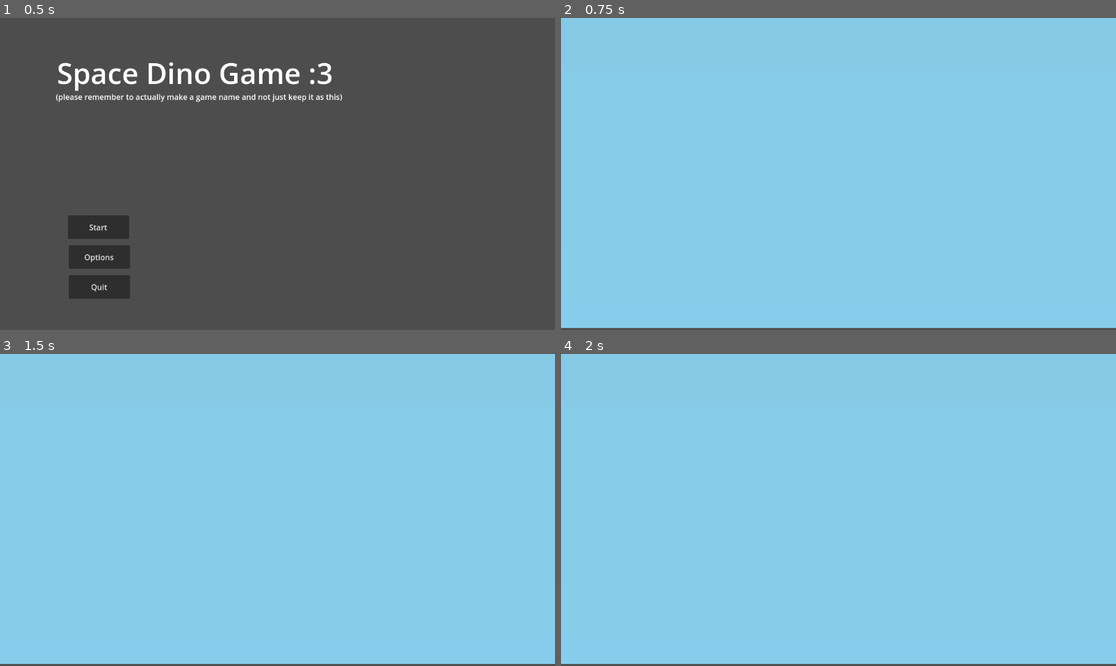
Above: before the commit, frames 1-4 (two rows, left to right).
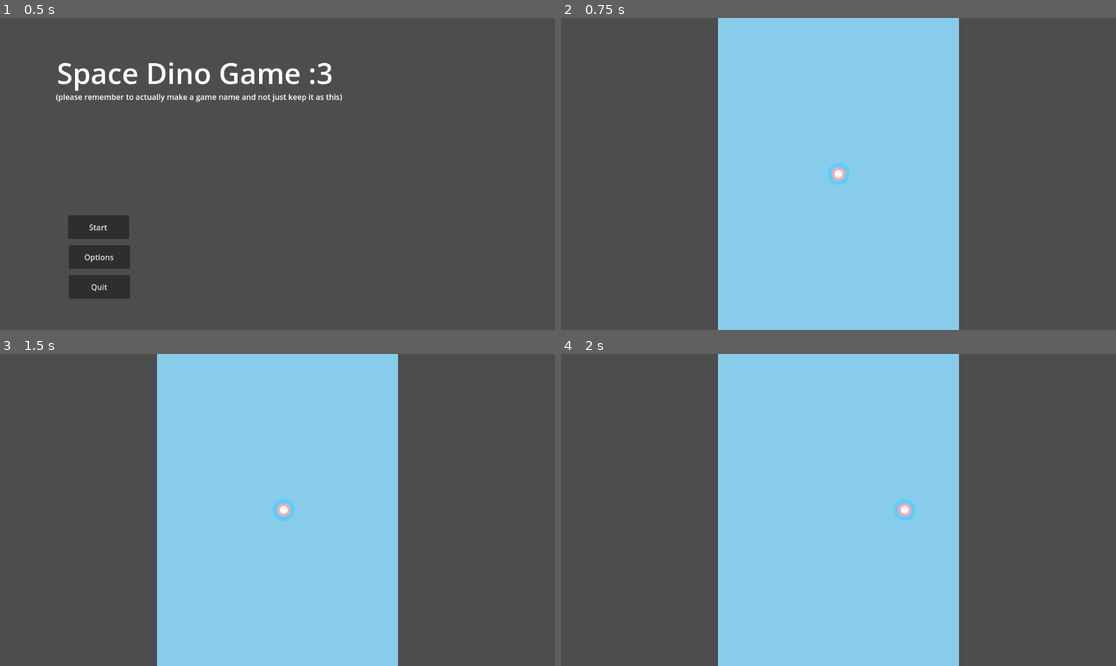
Above: after the commit, the same moments.

Repository: RiverDot/Space-Dinos
Game: Godot game, scene res://Scenes/root.tscn
Same seed, same stepped clock (60 frames per second), same inputs: the game is played once before the commit and once after it.
Inputs:
- Up to frame 1 (0.5 s): no input
- Up to frame 2 (0.75 s): click "Start" at 0.5 s
- Up to frame 3 (1.5 s): tap Enter at 1.25 s; hold D (Player Right) from 1.28 s (still down); hold Space (Launch, bound only after the commit) from 1.28 s (still down)
- Up to frame 4 (2 s): keep holding D (Player Right); keep holding Space (Launch, bound only after the commit)

Frame 1 is identical in both runs. In frame 2, 57% of the frame differs, in the area x 0-100%, y 0-100%; in frame 3, 57%; in frame 4, 57%.

Commit message:
Updated Player Controls and flight scene

Diff:
--- a/Scenes/flight scene.tscn
+++ b/Scenes/flight scene.tscn
@@ -1,24 +1,25 @@
-[gd_scene load_steps=6 format=3 uid="uid://ca7wmvcnq7335"]
+[gd_scene load_steps=7 format=3 uid="uid://ca7wmvcnq7335"]
 
 [ext_resource type="Script" path="res://Scripts/flightScene.gd" id="1_kq1b0"]
 [ext_resource type="PackedScene" uid="uid://oygquj0itsko" path="res://Nodes/rocket_ship.tscn" id="1_vms8s"]
 [ext_resource type="Script" path="res://Scripts/FlightBackground.gd" id="3_3r5i2"]
+[ext_resource type="Script" path="res://Scripts/GradientBG.gd" id="4_dfvw1"]
 
 [sub_resource type="Gradient" id="Gradient_hsxl2"]
-offsets = PackedFloat32Array(0, 0.352459, 1)
-colors = PackedColorArray(0, 0, 0, 1, 0.47, 0.47, 0.47, 1, 0.529412, 0.807843, 0.921569, 1)
+offsets = PackedFloat32Array(0, 0.352459, 0.725714, 1)
+colors = PackedColorArray(0, 0, 0, 1, 0.47, 0.47, 0.47, 1, 0.529412, 0.807843, 0.921569, 1, 0.529412, 0.807843, 0.921569, 1)
 
 [sub_resource type="GradientTexture2D" id="GradientTexture2D_s7k00"]
 gradient = SubResource("Gradient_hsxl2")
 width = 50
-height = 400
+height = 800
 fill_to = Vector2(0, 1)
 
 [node name="Flight Screen" type="Node2D"]
 script = ExtResource("1_kq1b0")
+vert_speed_multiplier = 1.0
+path_to_rocket_ship = NodePath("Rocket Ship")
 metadata/_edit_lock_ = true
-
-[node name="Rocket Ship" parent="." instance=ExtResource("1_vms8s")]
 
 [node name="Camera2D" type="Camera2D" parent="."]
 
@@ -26,7 +27,9 @@
 script = ExtResource("3_3r5i2")
 
 [node name="Sprite2D" type="Sprite2D" parent="Background"]
-position = Vector2(0, 720)
-scale = Vector2(30, 60)
+scale = Vector2(10, 30)
 texture = SubResource("GradientTexture2D_s7k00")
-offset = Vector2(-0.0666667, -206.667)
+offset = Vector2(0, -400)
+script = ExtResource("4_dfvw1")
+
+[node name="Rocket Ship" parent="." instance=ExtResource("1_vms8s")]
--- a/Scripts/FlightBackground.gd
+++ b/Scripts/FlightBackground.gd
@@ -1,4 +1,4 @@
 extends Node2D
 
 func _physics_process(delta):
-	position = Vector2(0, get_parent().scroll_amount)
+	position += Vector2(0, get_parent().scroll_amount)
--- /dev/null
+++ b/Scripts/GradientBG.gd
@@ -0,0 +1,5 @@
+extends Sprite2D
+
+func _ready():
+	position.y = (get_viewport_rect().size.y - texture.get_height()) + 480
+	print(position.y)
--- a/Scripts/Rocket Ship Control.gd
+++ b/Scripts/Rocket Ship Control.gd
@@ -2,15 +2,18 @@
 
 @export var speed = 10
 @export var slow_rate = 5.0
-@export var max_velocity: Vector2 = Vector2(300.0, 300.0)
+@export var max_velocity: Vector2 = Vector2(300.0, 200.0)
+@export var launch_force: float = 20
 
 func _physics_process(delta):
-	var move = Input.get_axis("Player Left", "Player Right")
+	var moveLR = Input.get_axis("Player Left", "Player Right")
+	var moveUD = Input.get_axis("Player Up", "Player Down")
+	var move = Vector2(moveLR , moveUD)
 
-	if move == 0:
+	if move == Vector2.ZERO:
 		velocity = velocity.lerp(Vector2.ZERO, delta * slow_rate)
 	else:
-		velocity.x += move * speed
+		velocity += move * speed
 
 	velocity = velocity.clamp(-max_velocity, max_velocity)
 	move_and_slide()
--- a/Scripts/flightScene.gd
+++ b/Scripts/flightScene.gd
@@ -1,8 +1,16 @@
 extends Node2D
 
-@export var height: float = 0.0
-@export var height_multiplier: float = 5.0
+@export var vert_speed: float = 0.0
+@export var vert_speed_multiplier: float = 5.0
 @export var scroll_amount: float
+var launched: bool = false
+
+@export var path_to_rocket_ship: NodePath
+@onready var rocket_ship = $"Rocket Ship"
 
 func _process(_delta):
-	scroll_amount = height * height_multiplier
+	if launched :
+		scroll_amount = vert_speed * vert_speed_multiplier
+	elif Input.is_action_pressed("Launch"):
+		vert_speed = rocket_ship.launch_force
+		launched = true
--- a/project.godot
+++ b/project.godot
@@ -35,6 +35,23 @@
 "events": [Object(InputEventKey,"resource_local_to_scene":false,"resource_name":"","device":-1,"window_id":0,"alt_press …(182 unchanged characters)…
 ]
 }
+"Player Up"={
+"deadzone": 0.5,
+"events": [Object(InputEventKey,"resource_local_to_scene":false,"resource_name":"","device":-1,"window_id":0,"alt_pressed":false,"shift_pressed":false,"ctrl_pressed":false,"meta_pressed":false,"pressed":false,"keycode":0,"physical_keycode":87,"key_label":0,"unicode":119,"echo":false,"script":null)
+, Object(InputEventKey,"resource_local_to_scene":false,"resource_name":"","device":-1,"window_id":0,"alt_pressed":false,"shift_pressed":false,"ctrl_pressed":false,"meta_pressed":false,"pressed":false,"keycode":0,"physical_keycode":4194320,"key_label":0,"unicode":0,"echo":false,"script":null)
+]
+}
+"Player Down"={
+"deadzone": 0.5,
+"events": [Object(InputEventKey,"resource_local_to_scene":false,"resource_name":"","device":-1,"window_id":0,"alt_pressed":false,"shift_pressed":false,"ctrl_pressed":false,"meta_pressed":false,"pressed":false,"keycode":0,"physical_keycode":83,"key_label":0,"unicode":115,"echo":false,"script":null)
+, Object(InputEventKey,"resource_local_to_scene":false,"resource_name":"","device":-1,"window_id":0,"alt_pressed":false,"shift_pressed":false,"ctrl_pressed":false,"meta_pressed":false,"pressed":false,"keycode":0,"physical_keycode":4194322,"key_label":0,"unicode":0,"echo":false,"script":null)
+]
+}
+Launch={
+"deadzone": 0.5,
+"events": [Object(InputEventKey,"resource_local_to_scene":false,"resource_name":"","device":-1,"window_id":0,"alt_pressed":false,"shift_pressed":false,"ctrl_pressed":false,"meta_pressed":false,"pressed":false,"keycode":0,"physical_keycode":32,"key_label":0,"unicode":32,"echo":false,"script":null)
+]
+}
 
 [rendering]
 
